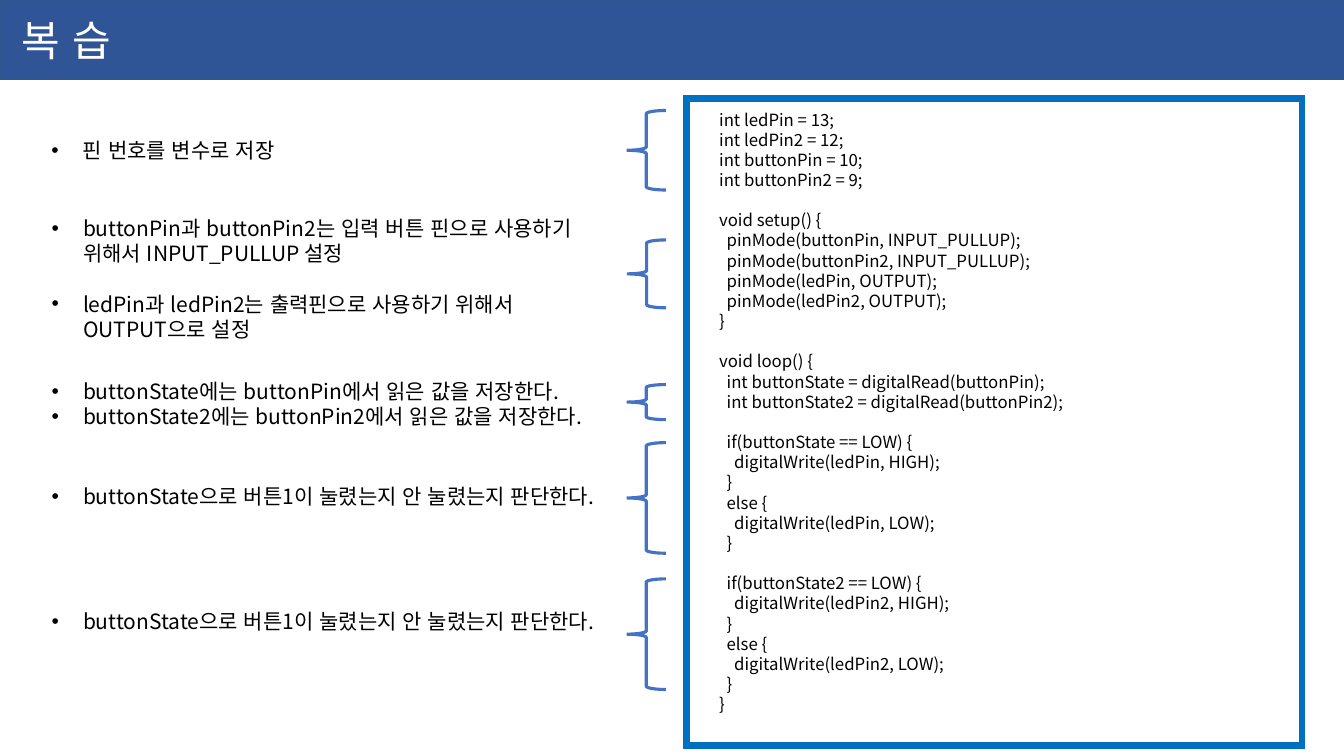
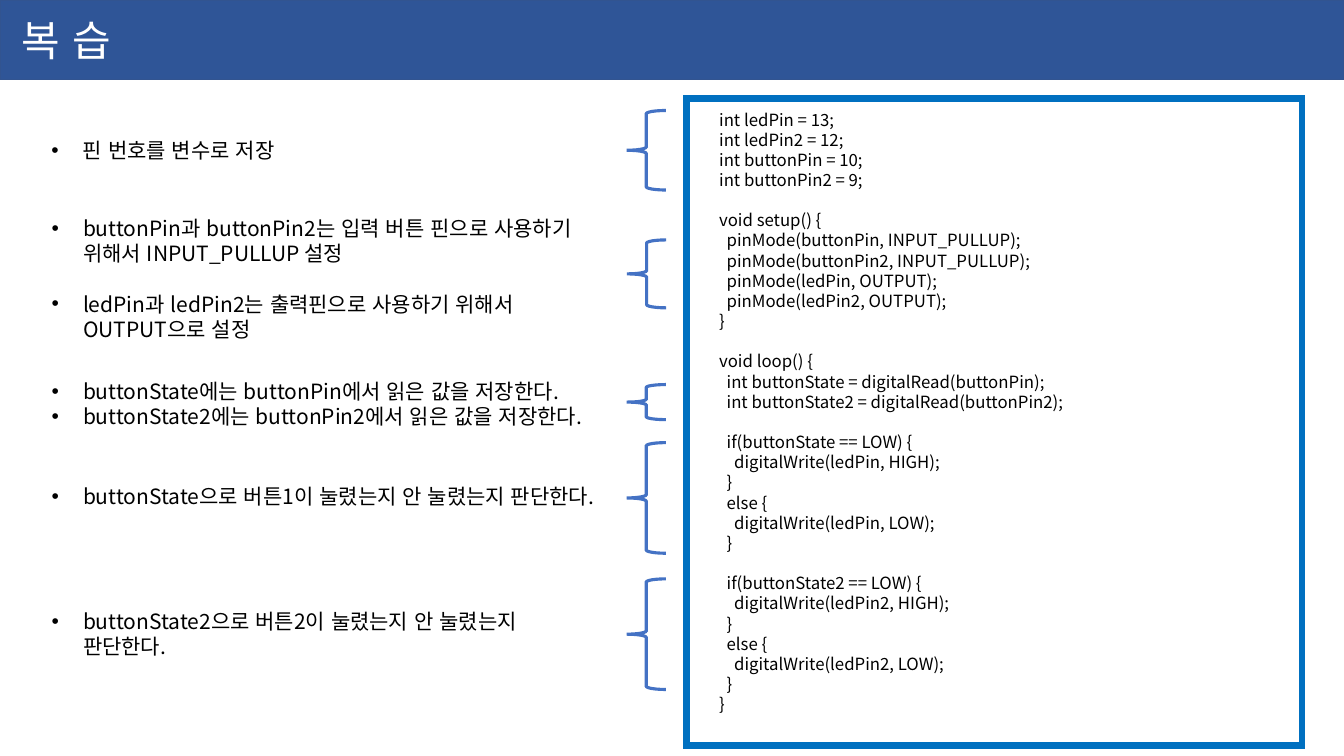
Before and after one commit to ssjf409/2020-yeonsu-highschool, a slide deck: slide 6 of 2020-06-10-연수고.pptx. Drawn at 1344x756 pixels with LibreOffice and Linux fonts; fonts in the diff are those of the drawing. Boxes give left, top, right and bottom in pixels: in the first picture for what was removed or moved away, otherwise in the second. Text is boxed around its words. In the diff, an @@ line names an element or a change of style, - is before the commit and + after.

```diff
--- a/2020-06-10-연수고.pptx
+++ b/2020-06-10-연수고.pptx
@@ text at (83,611,516,656): text changed @@
-• buttonState으로 버튼1이 눌렸는지 안 눌렸는지 판단한다.
+• buttonState2으로 버튼2이 눌렸는지 안 눌렸는지 판단한다.
```
Also in this commit, not shown: 3 other slides changed.
